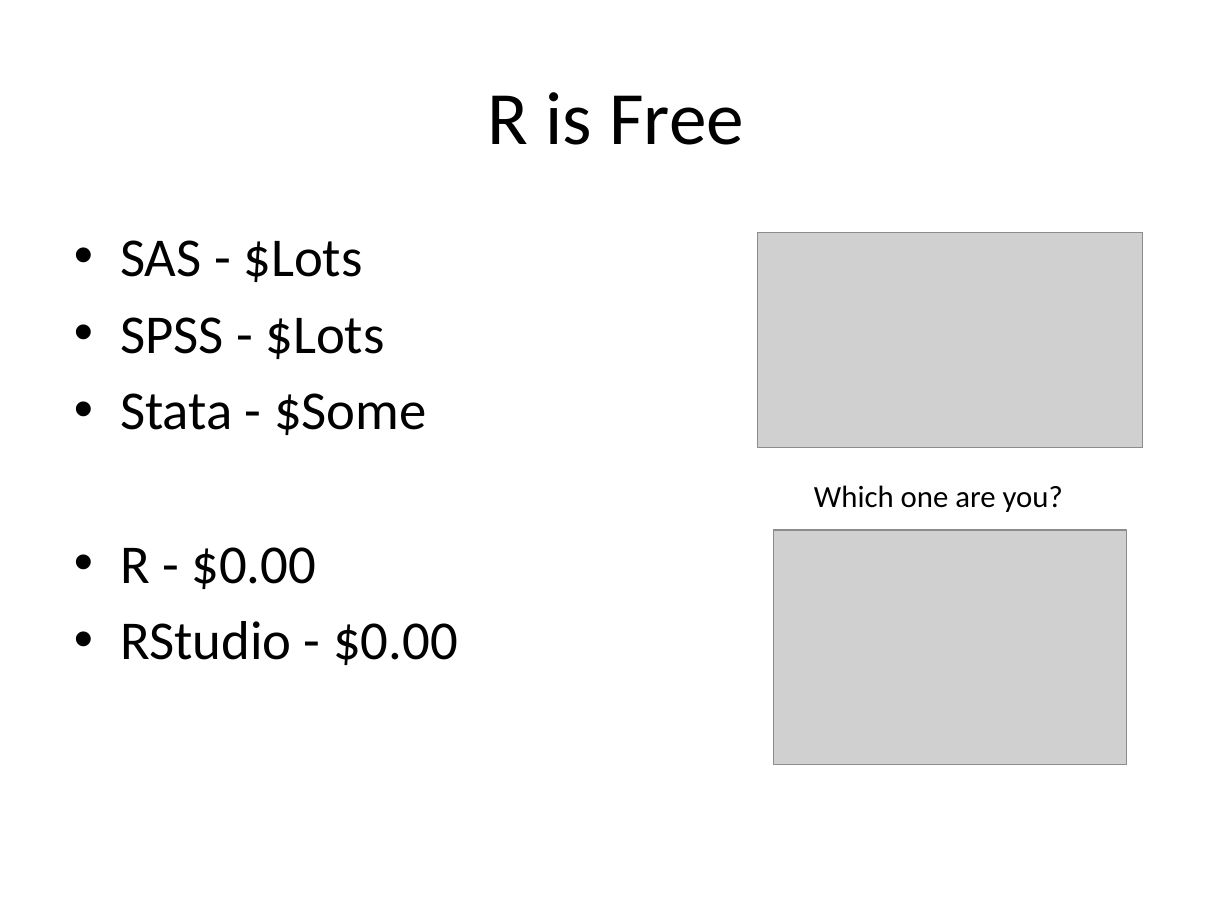
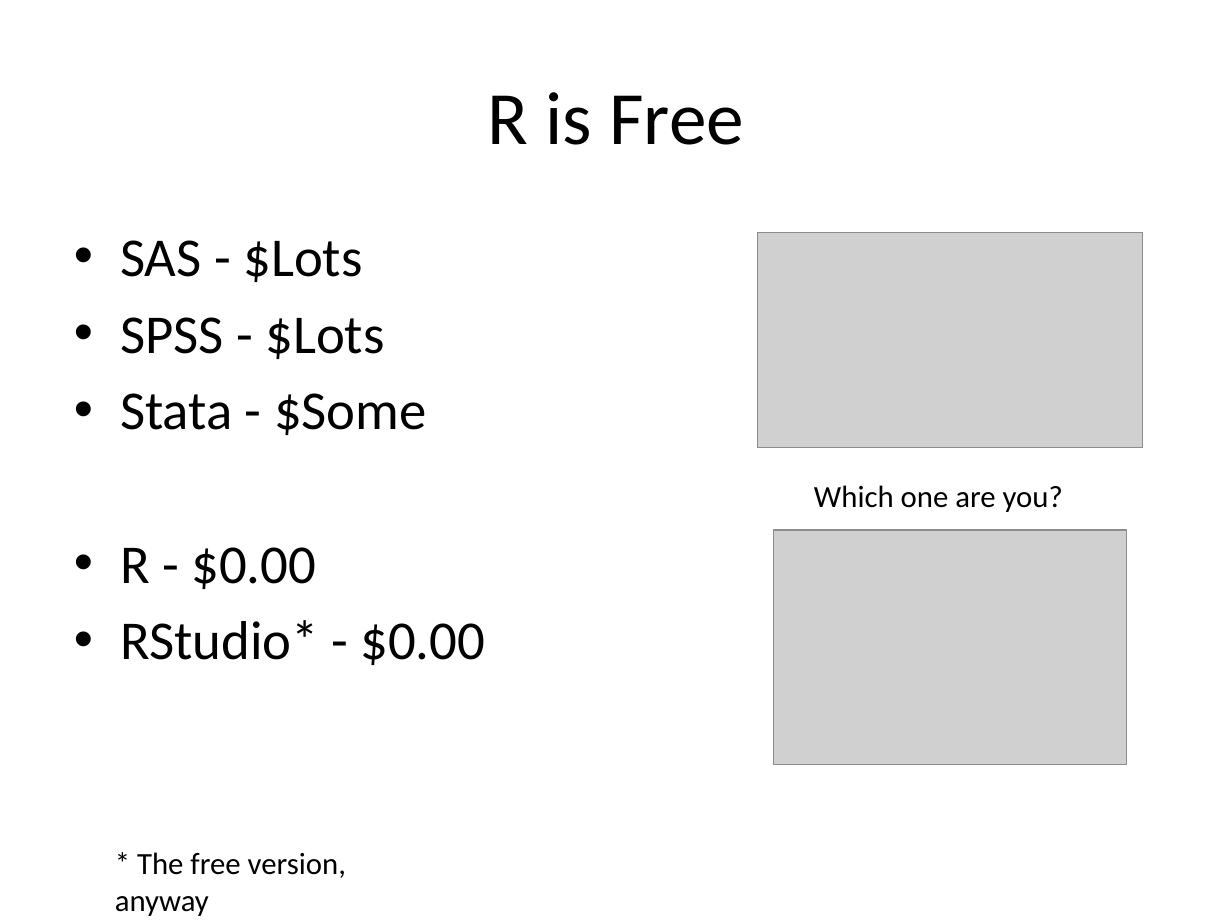
Before and after one commit to smooney27/RWorkshopSER2018, a slide deck: slide 11 of RWorkshopPart1-BasicObjects.pptx. Drawn at 1232x924 pixels with LibreOffice and Linux fonts; fonts in the diff are those of the drawing; grey boxes stand for pictures. Boxes give left, top, right and bottom in pixels: in the first picture for what was removed or moved away, otherwise in the second. Text is boxed around its words. In the diff, an @@ line names an element or a change of style, - is before the commit and + after.

```diff
--- a/RWorkshopPart1-BasicObjects.pptx
+++ b/RWorkshopPart1-BasicObjects.pptx
@@ text at box(120, 620, 485, 665): text changed @@
-• RStudio - $0.00
+• RStudio* - $0.00
@@ text added at box(115, 852, 346, 916), 18 pt, text #000000 @@
+* The free version, anyway
```
Also in this commit, not shown: 1 other slide changed, 1 slide added, 1 slide removed, 4 other files.
